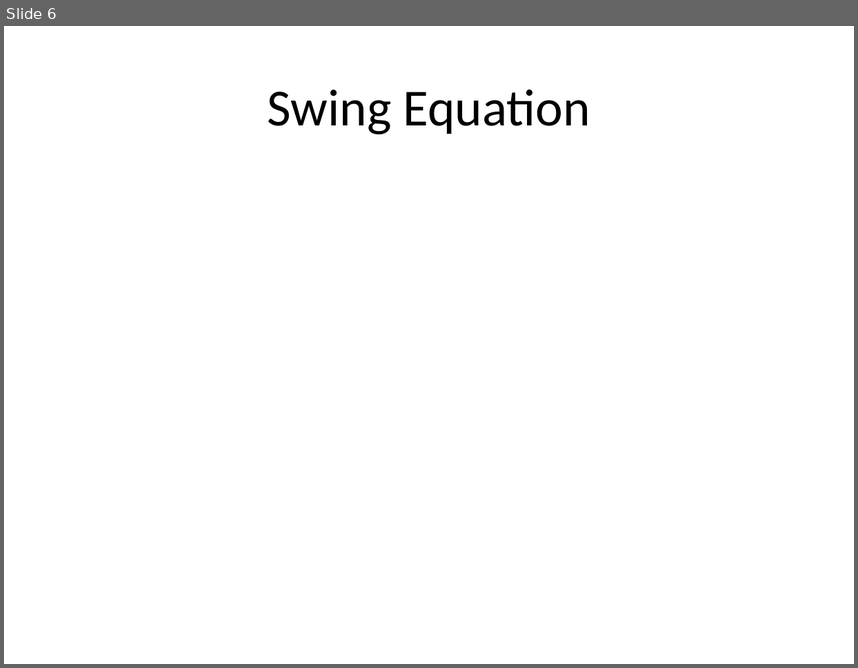
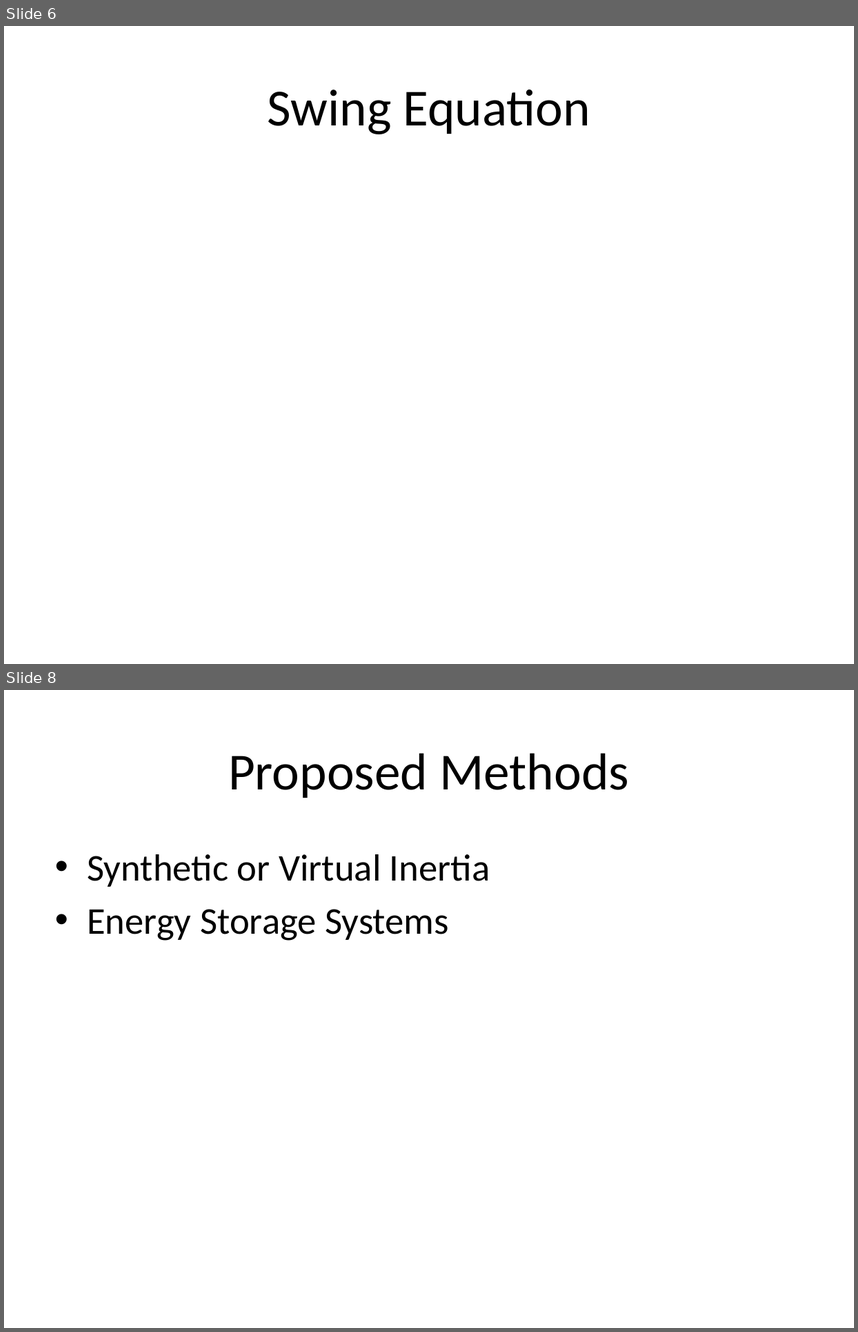
Before and after one commit to mswan96/SUPERB, a slide deck: Literature Review.pptx. Shown one above the other, each under a label of ours: slide 6 before the commit, slides 6 and 8 after it; the slides between them are not shown. The pictures are 858x668 and 858x1332 pixels, drawn with LibreOffice and Linux fonts; fonts in the diff are those of the drawing. Boxes give left, top, right and bottom in pixels: in the first picture for what was removed or moved away, otherwise in the second. Text is boxed around its words. In the diff, an @@ line names an element or a change of style, - is before the commit and + after.

```diff
--- a/Literature Review.pptx
+++ b/Literature Review.pptx
@@ slide 8 added at [4, 690, 854, 1328], background #FFFFFF @@
@@ title added at [228, 753, 629, 798], 44 pt, text #000000 @@
+Proposed Methods
@@ text added at [87, 854, 490, 940], 32 pt, text #000000 @@
+• Synthetic or Virtual Inertia
+• Energy Storage Systems
```
Also in this commit, not shown: 4 slides changed, 3 other slides added, 1 slide removed.
